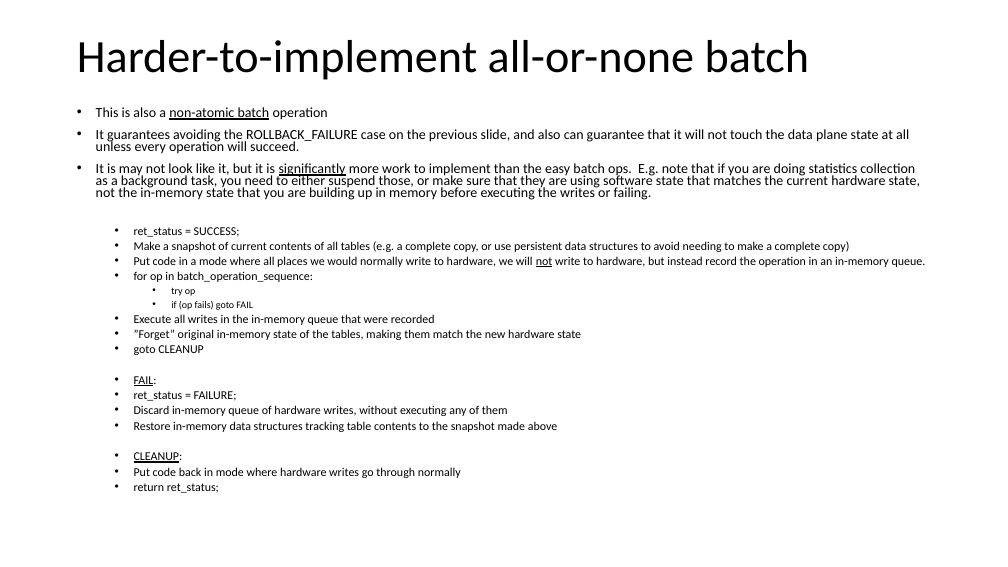
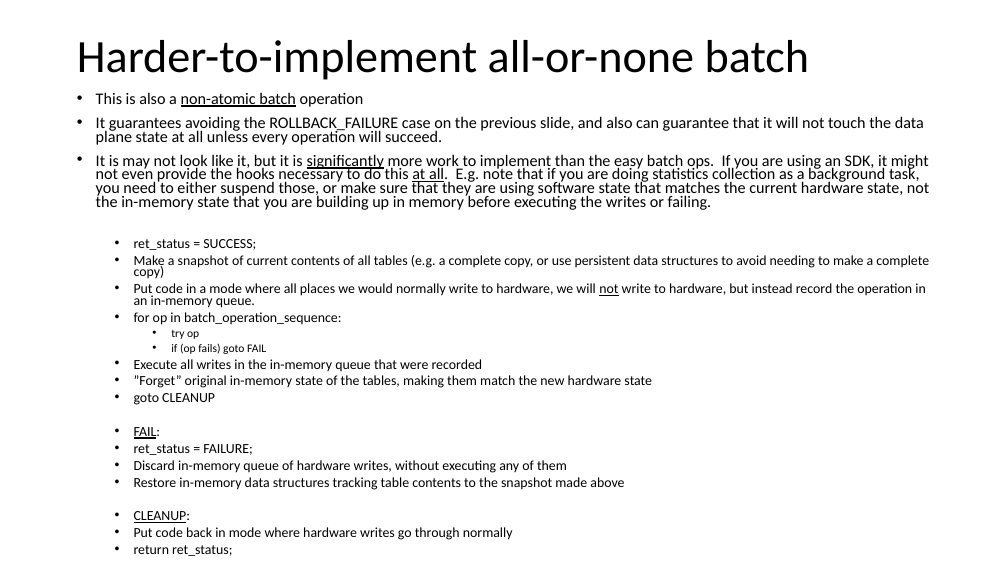
Before and after one commit to jafingerhut/p4-guide, a slide deck: slide 8 of docs/p4runtime api batch operations.pptx. Drawn at 1008x567 pixels with LibreOffice and Linux fonts; fonts in the diff are those of the drawing. Boxes give left, top, right and bottom in pixels: in the first picture for what was removed or moved away, otherwise in the second. Text is boxed around its words. In the diff, an @@ line names an element or a change of style, - is before the commit and + after.

```diff
--- a/docs/p4runtime api batch operations.pptx
+++ b/docs/p4runtime api batch operations.pptx
@@ text "This is also a non-atomic ..." moved from (x1=96, y1=107, x2=926, y2=493) to (x1=96, y1=92, x2=929, y2=556) @@
@@ text at (x1=96, y1=92, x2=929, y2=556): size 13.3 to 15.4 pt in "This is also a non-atomic batch operation", "It guarantees avoiding the ROLLBACK_FAILURE case on ..."; size 11.4 to 13.2 pt in "ret_status = SUCCESS;", "Make a snapshot of current contents of ...", "Put code in a mode where all ...", "for op in batch_operation_sequence:" and 10 more places; size 9.5 to 11 pt in "try op", "if (op fails) goto FAIL" @@
@@ text at (x1=96, y1=154, x2=929, y2=210): text changed; size 13.3 to 15.4 pt @@
-• It is may not look like it, but it is significantly more work to implement than the easy batch ops. E.g. note that if you are doing statistics collection as a background task, you need to either suspend those, or make sure that they are using software state that matches the current hardware state, not the in-memory state that you are building up in memory before executing the writes or failing.
+• It is may not look like it, but it is significantly more work to implement than the easy batch ops. If you are using an SDK, it might not even provide the hooks necessary to do this at all. E.g. note that if you are doing statistics collection as a background task, you need to either suspend those, or make sure that they are using software state that matches the current hardware state, not the in-memory state that you are building up in memory before executing the writes or failing.
```
Also in this commit, not shown: 6 other slides changed.
